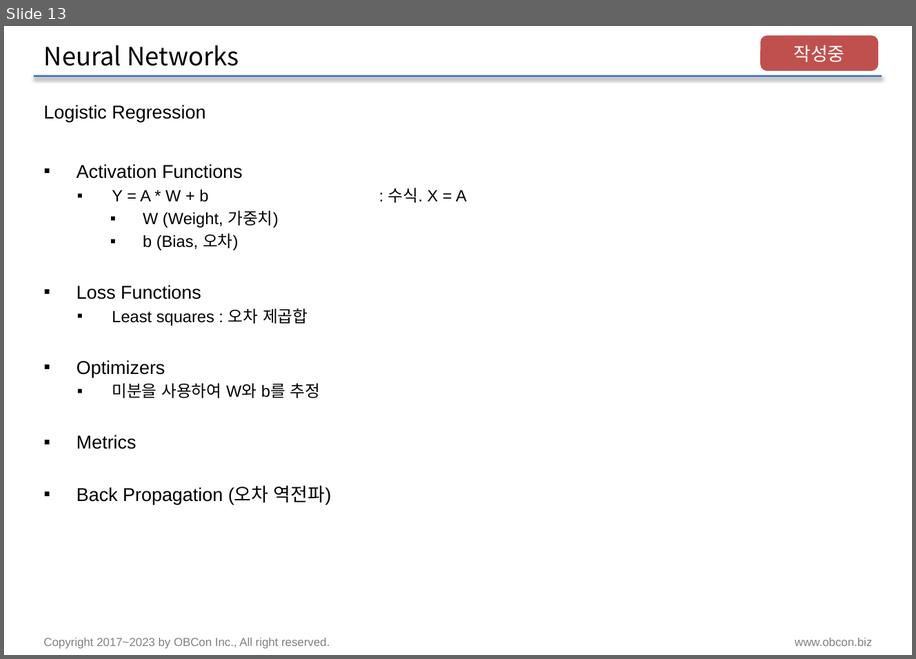
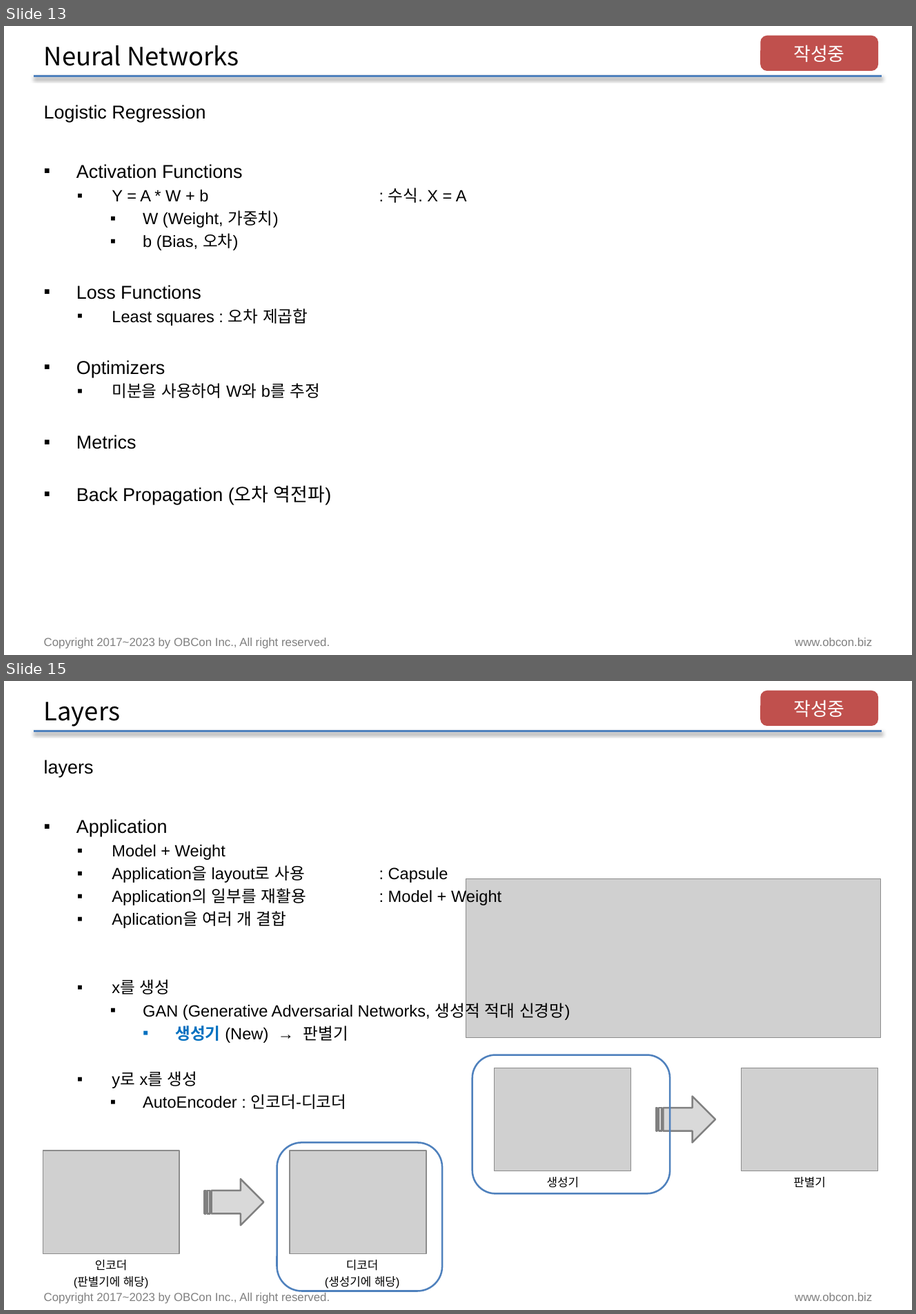
Before and after one commit to pnuskgh/EFriendExpert, a slide deck: laboratory/pnuskgh/docs/Deep_Learning.pptx. Shown one above the other, each under a label of ours: slide 13 before the commit, slides 13 and 15 after it; the slides between them are not shown. The pictures are 916x659 and 916x1314 pixels, drawn with LibreOffice and Linux fonts; fonts in the diff are those of the drawing; grey boxes stand for pictures. Boxes give left, top, right and bottom in pixels: in the first picture for what was removed or moved away, otherwise in the second. Text is boxed around its words. In the diff, an @@ line names an element or a change of style, - is before the commit and + after.

```diff
--- a/laboratory/pnuskgh/docs/Deep_Learning.pptx
+++ b/laboratory/pnuskgh/docs/Deep_Learning.pptx
@@ slide 15 added at (4,681,912,1310), background #FFFFFF; not listed: 3 template elements that a slide beside it also shows @@
@@ rounded rectangle added at (762,692,878,724), fill #C0504D, outline #C0504D 2 pt, 16 pt, text #FFFFFF @@
+작성중
@@ title added at (44,702,120,727), 21.6 pt, text #000000 @@
+Layers
@@ text added at (44,760,94,777), 16 pt, text #000000 @@
+layers
@@ text added at (76,819,570,1109), 14 pt, text #000000 @@
+▪ Application
+  ▪ Model + Weight
+  ▪ Application을 layout로 사용 : Capsule
+  ▪ Application의 일부를 재활용 : Model + Weight
+  ▪ Aplication을 여러 개 결합
+  ▪ x를 생성
+    ▪ GAN (Generative Adversarial Networks, 생성적 적대 신경망)
+      ▪ 생성기 (New) → 판별기
+  ▪ y로 x를 생성
+    ▪ AutoEncoder : 인코더-디코더
@@ picture added at (466,879,880,1037) @@
@@ rounded rectangle added at (473,1055,671,1193), outline #4F81BD 1.5 pt @@
@@ picture added at (495,1067,631,1171) @@
@@ picture added at (742,1067,878,1171) @@
@@ striped right arrow added at (656,1096,716,1142), fill #D9D9D9, outline #808080 1.5 pt @@
@@ picture added at (43,1150,179,1254) @@
@@ rounded rectangle added at (277,1142,443,1290), outline #4F81BD 1.5 pt @@
@@ picture added at (290,1150,426,1254) @@
@@ text added at (547,1176,579,1187), 10 pt, text #000000 @@
+생성기
@@ text added at (793,1176,825,1187), 10 pt, text #000000 @@
+판별기
@@ striped right arrow added at (204,1179,264,1225), fill #D9D9D9, outline #808080 1.5 pt @@
@@ text added at (74,1259,149,1288), 10 pt, text #000000 @@
+인코더
+(판별기에 해당)
@@ text added at (325,1259,400,1288), 10 pt, text #000000 @@
+디코더
+(생성기에 해당)
```
Also in this commit, not shown: 18 slides changed, 13 other files.
